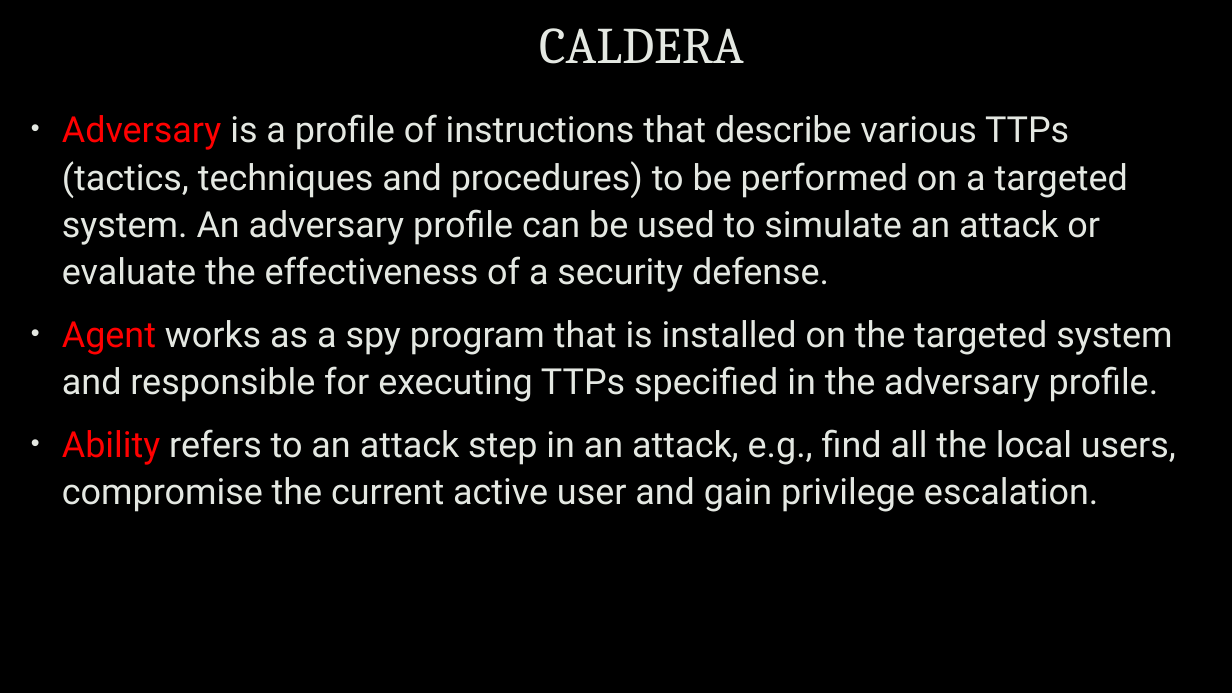
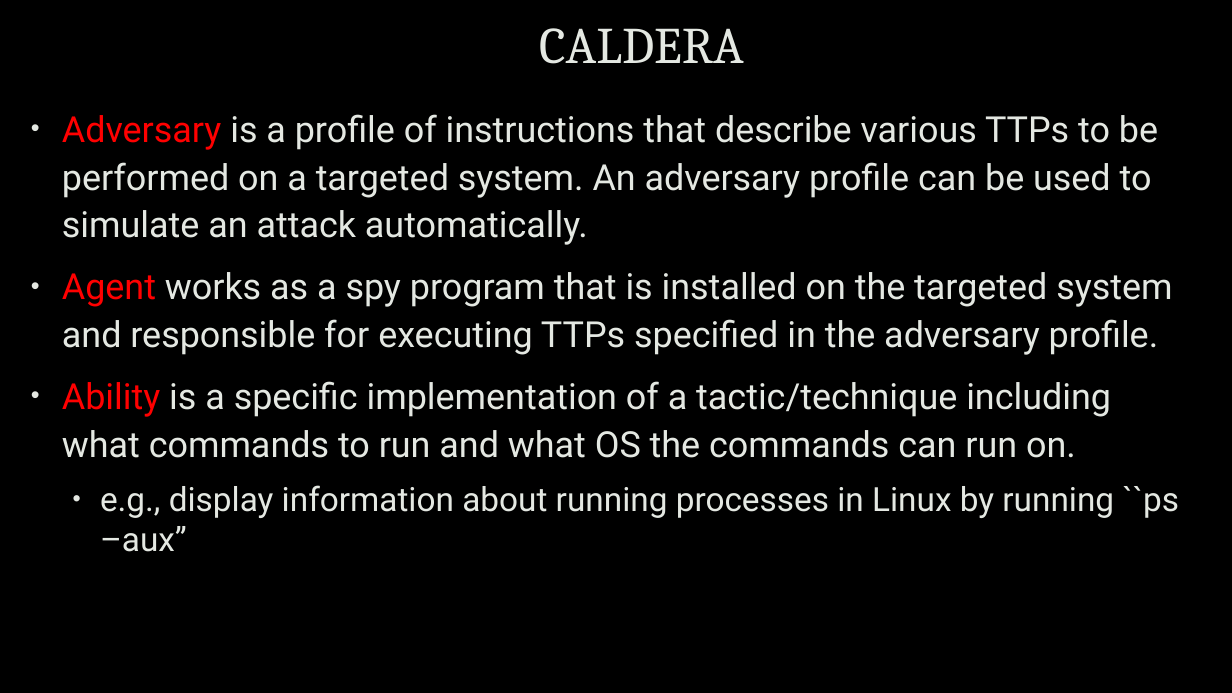
Before and after one commit to uwacyber/cits1003, a slide deck: slide 14 of cits1003-lecture_slides/CITS1003-7 Incidents-exercises.pptx (slide 13 before the commit). Drawn at 1232x693 pixels with LibreOffice and Linux fonts; fonts in the diff are those of the drawing; background and template pictures are left out. Boxes give left, top, right and bottom in pixels: in the first picture for what was removed or moved away, otherwise in the second. Text is boxed around its words. In the diff, an @@ line names an element or a change of style, - is before the commit and + after.

```diff
--- a/cits1003-lecture_slides/CITS1003-7 Incidents-exercises.pptx
+++ b/cits1003-lecture_slides/CITS1003-7 Incidents-exercises.pptx
@@ text at <box>62,114,1158,245</box>: text changed @@
-• Adversary is a profile of instructions that describe various TTPs (tactics, techniques and procedures) to be performed on a targeted system. An adversary profile can be used to simulate an attack or evaluate the effectiveness of a security defense.
+• Adversary is a profile of instructions that describe various TTPs to be performed on a targeted system. An adversary profile can be used to simulate an attack automatically.
@@ text at <box>62,381,1180,552</box>: text changed @@
-• Ability refers to an attack step in an attack, e.g., find all the local users, compromise the current active user and gain privilege escalation.
+• Ability is a specific implementation of a tactic/technique including what commands to run and what OS the commands can run on.
+  • e.g., display information about running processes in Linux by running ``ps –aux”
```
Also in this commit, not shown: 16 other slides changed, 10 slides added, 12 slides removed.
